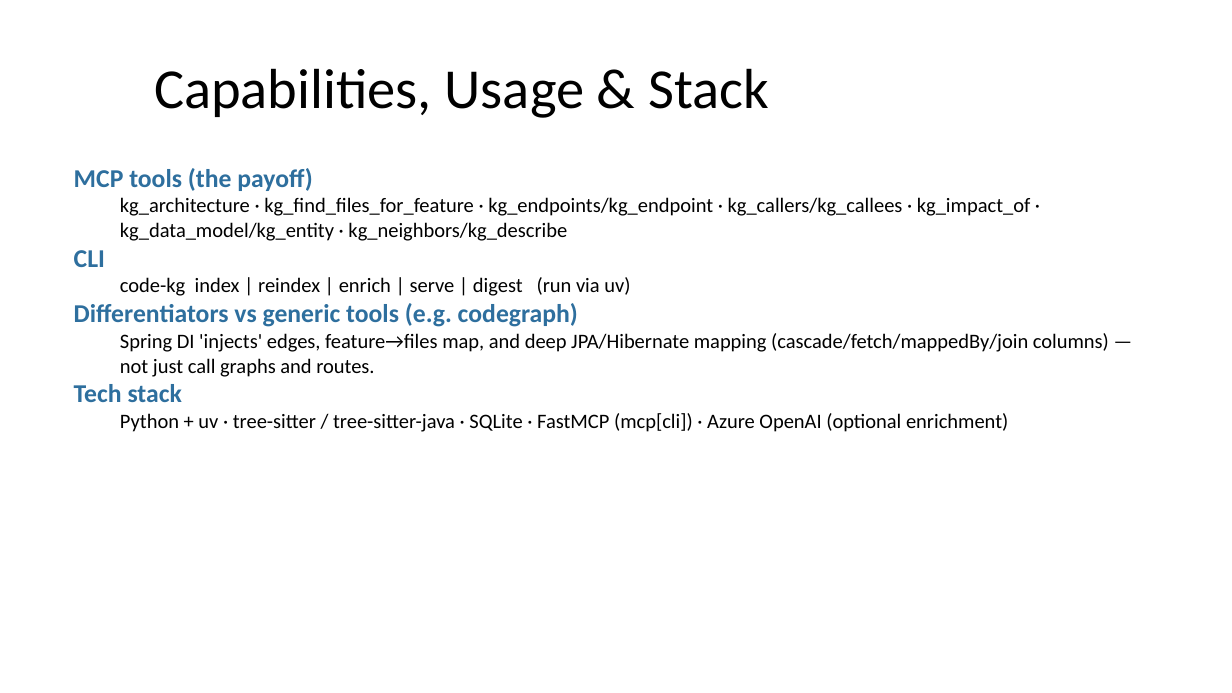
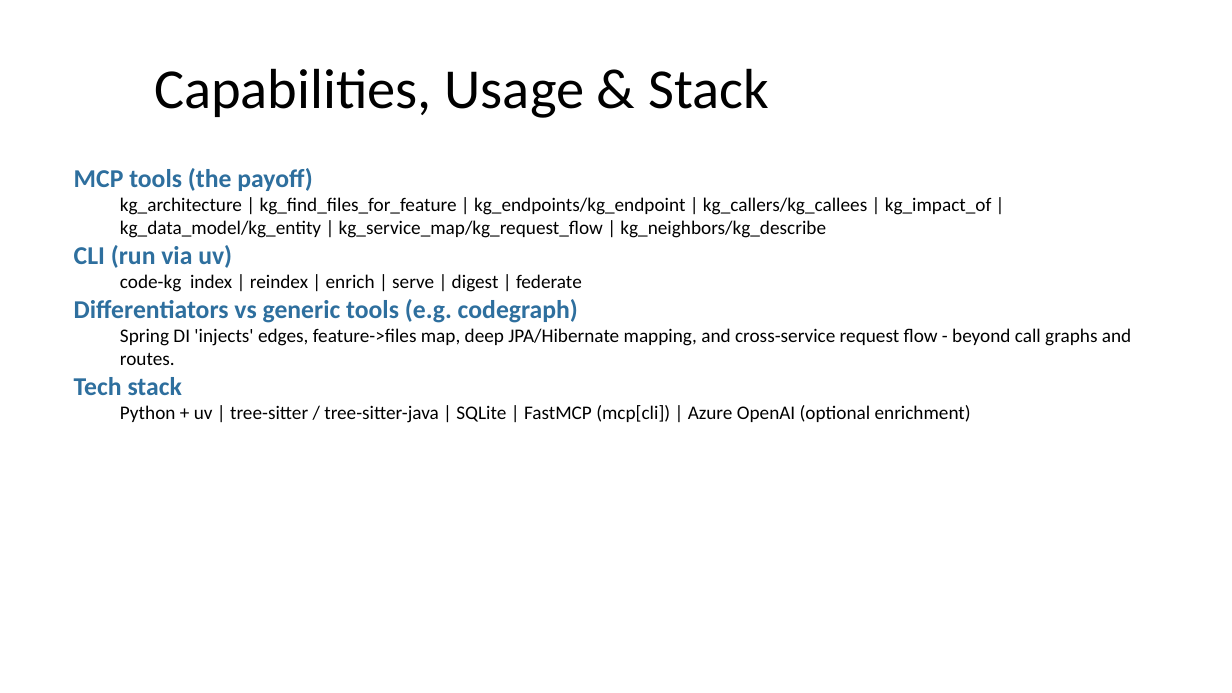
Before and after one commit to himanshu1792/code-knowledge-graph, a slide deck: slide 3 of docs/code-kg-overview.pptx. Drawn at 1232x693 pixels with LibreOffice and Linux fonts; fonts in the diff are those of the drawing. Boxes give left, top, right and bottom in pixels: in the first picture for what was removed or moved away, otherwise in the second. Text is boxed around its words. In the diff, an @@ line names an element or a change of style, - is before the commit and + after.

```diff
--- a/docs/code-kg-overview.pptx
+++ b/docs/code-kg-overview.pptx
@@ text at (74, 197, 992, 292): text changed; size 16 to 15 pt @@
-  kg_architecture · kg_find_files_for_feature · kg_endpoints/kg_endpoint · kg_callers/kg_callees · kg_impact_of · kg_data_model/kg_entity · kg_neighbors/kg_describe
-CLI
-  code-kg index | reindex | enrich | serve | digest (run via uv)
+  kg_architecture | kg_find_files_for_feature | kg_endpoints/kg_endpoint | kg_callers/kg_callees | kg_impact_of | kg_data_model/kg_entity | kg_service_map/kg_request_flow | kg_neighbors/kg_describe
+CLI (run via uv)
+  code-kg index | reindex | enrich | serve | digest | federate
@@ text at (120, 328, 1131, 365): text changed; size 16 to 15 pt @@
-  Spring DI 'injects' edges, feature→files map, and deep JPA/Hibernate mapping (cascade/fetch/mappedBy/join columns) — not just call graphs and routes.
+  Spring DI 'injects' edges, feature->files map, deep JPA/Hibernate mapping, and cross-service request flow - beyond call graphs and routes.
@@ text at (120, 405, 971, 423): text changed; size 16 to 15 pt @@
-  Python + uv · tree-sitter / tree-sitter-java · SQLite · FastMCP (mcp[cli]) · Azure OpenAI (optional enrichment)
+  Python + uv | tree-sitter / tree-sitter-java | SQLite | FastMCP (mcp[cli]) | Azure OpenAI (optional enrichment)
```
Also in this commit, not shown: 2 other slides changed, 1 slide added, 1 other file.
